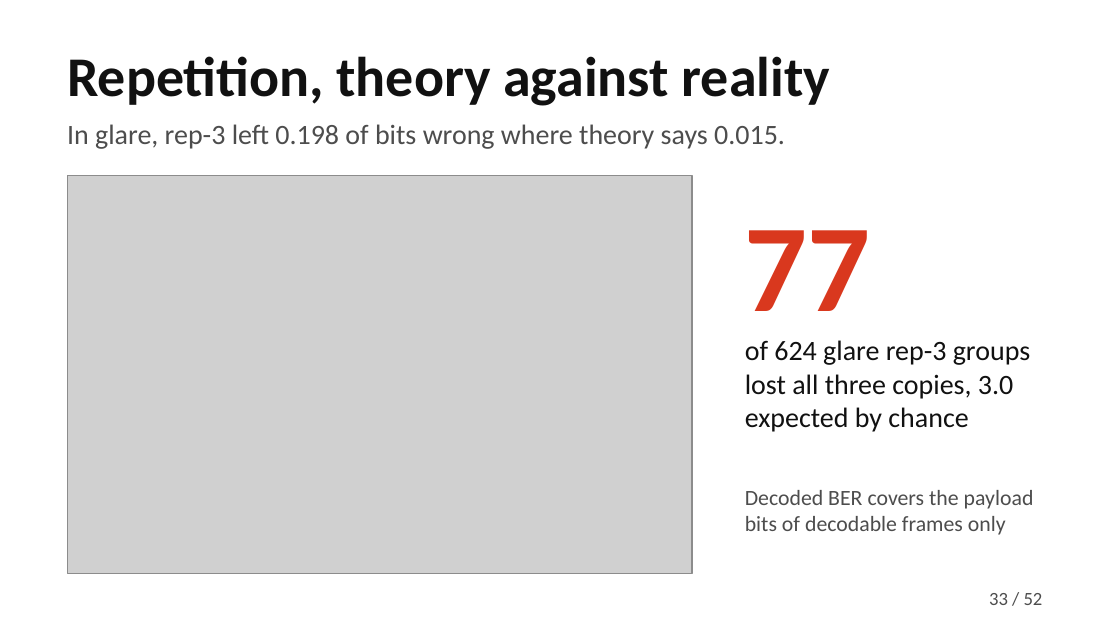
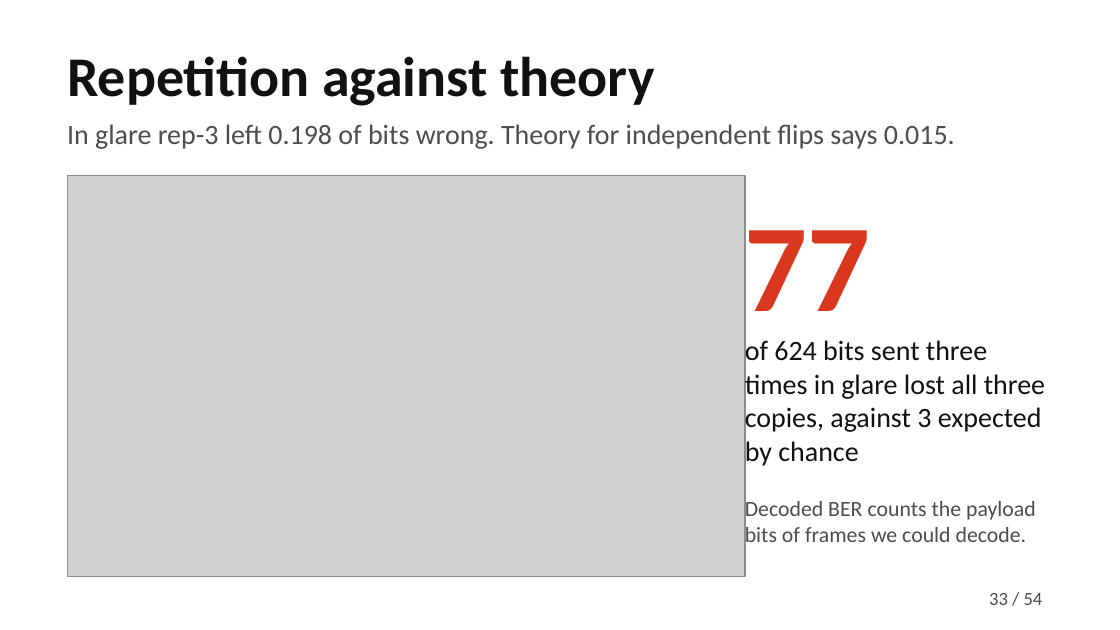
Before and after one commit to MuhammadMaazA/SamplingCW, a slide deck: slide 33 of presentation/gridlink-presentation.pptx. Drawn at 1120x630 pixels with LibreOffice and Linux fonts; fonts in the diff are those of the drawing; grey boxes stand for pictures. Boxes give left, top, right and bottom in pixels: in the first picture for what was removed or moved away, otherwise in the second. Text is boxed around its words. In the diff, an @@ line names an element or a change of style, - is before the commit and + after.

```diff
--- a/presentation/gridlink-presentation.pptx
+++ b/presentation/gridlink-presentation.pptx
@@ title at [67, 56, 654, 106]: text changed @@
-Repetition, theory against reality
+Repetition against theory
@@ text at [67, 124, 955, 149]: text changed @@
-In glare, rep-3 left 0.198 of bits wrong where theory says 0.015.
+In glare rep-3 left 0.198 of bits wrong. Theory for independent flips says 0.015.
@@ picture: place and size @@
-picture at [67, 176, 692, 573]
+picture at [67, 176, 745, 577]
@@ text at [745, 337, 1045, 468]: text changed @@
-of 624 glare rep-3 groups lost all three copies, 3.0 expected by chance
+of 624 bits sent three times in glare lost all three copies, against 3 expected by chance
@@ text at [745, 498, 1036, 549]: text changed @@
-Decoded BER covers the payload bits of decodable frames only
+Decoded BER counts the payload bits of frames we could decode.
@@ text at [1024, 593, 1043, 605]: text changed @@
-/ 52
+/ 54
```
Also in this commit, not shown: 40 other slides changed, 13 slides added, 11 slides removed, 42 other files.
